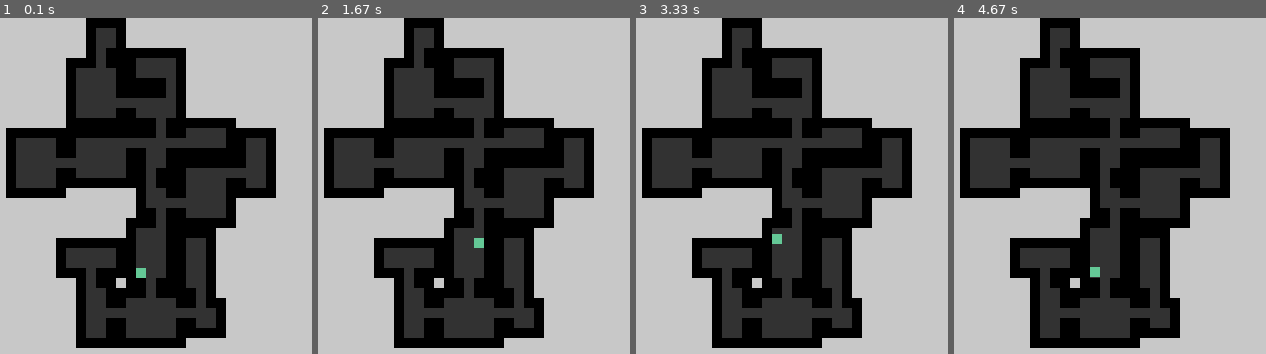
Above: before the commit, frames 1-4 (left to right).
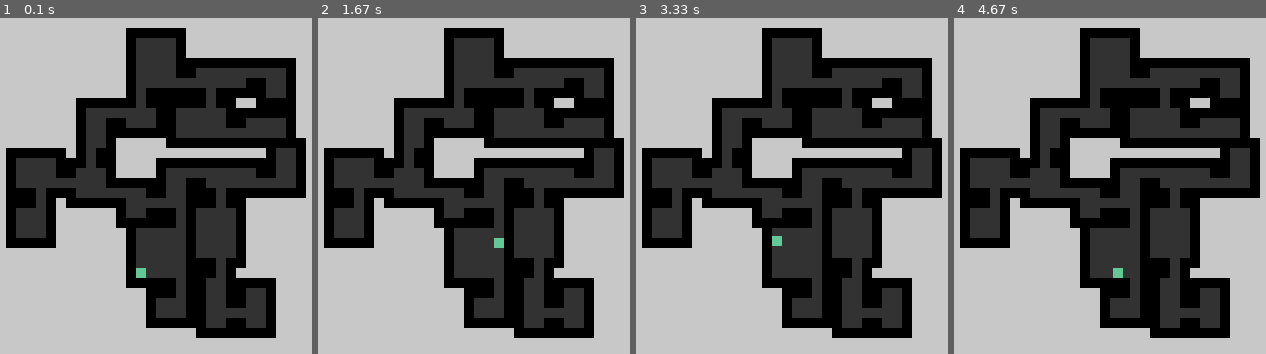
Above: after the commit, the same moments.

Repository: sashman/rooms
Game: pygame game, started from rooms.py
Two runs of this game, one before a commit and one after it. Both use one fixed random seed, a clock stepped at 60 frames per second and the inputs below. The source is Python 2; it was converted automatically to run under Python 3.
Inputs:
- Up to frame 1 (0.1 s): no input
- Up to frame 2 (1.67 s): hold Right 0.33-0.8 s; hold Up 0.83-1.13 s
- Up to frame 3 (3.33 s): hold Left 1.67-2.2 s; hold Down 2.23-2.53 s; hold Up from 3 s (still down)
- Up to frame 4 (4.67 s): release Up at 3.37 s; hold Right 3.4-4.03 s; hold Down 4.07-4.43 s; hold Left from 4.47 s (still down)

The runs differ from the first frame. In frame 1, 49% of the frame differs, in the area x 1-99%, y 0-99%; in frame 2, 49%; in frame 3, 49%; in frame 4, 49%.

Commit message:
changed to MVC

Diff:
--- a/rooms.py
+++ b/rooms.py
@@ -2,7 +2,7 @@
 import random
 import math
 
-from rooms_util import Player, Tile, Room
+from rooms_util import Player, Tile, Room, KeyboardController, CPUSpinnerController, PygameView, EventManager, Map
 
 background_colour = (200,200,200)
 (width, height) = (400, 400)
@@ -15,29 +15,22 @@
 
 
 
+number_of_rooms = 50
+rooms = []
+player = None
 
 
 
 def get_random_room_dimentions():
-	sizeh = random.randint(3, 6) * TILE_SIZE
-	sizew = random.randint(3, 6) * TILE_SIZE
-	x = random.randint(sizew, width-(sizew))
-	y = random.randint(sizeh, height-(sizeh))
-	return x,y,sizew,sizeh
-
-
-
-
-# MAIN
-
-screen = pygame.display.set_mode((width, height))
-pygame.display.set_caption('rooms')
+		sizeh = random.randint(3, 6) * TILE_SIZE
+		sizew = random.randint(3, 6) * TILE_SIZE
+		x = random.randint(sizew, width-(sizew))
+		y = random.randint(sizeh, height-(sizeh))
+		return x,y,sizew,sizeh
 
 
 def main():
 
-	number_of_rooms = 50
-	rooms = []
 
 	# for n in range(number_of_rooms):
 
@@ -69,61 +62,45 @@
 
 
 	floor_tile = random.choice([tile for tile in room.tiles if tile.type == 'floor'])
-	player = Player((
-					floor_tile.x,
-					floor_tile.y
-					))
+
+
+
+
+
+
+	# while 1:
+
+
+
+
+
 
 
 
 	clock = pygame.time.Clock()
-	fps_update_counter = 0
+	evManager = EventManager()
 
 
-	running = True
-	while running:
-		tickFPS = clock.tick()
-		pygame.display.set_caption("Press Esc to quit. FPS: %.2f" % (clock.get_fps()))
+
+	global player
+	player = Player((
+			floor_tile.x,
+			floor_tile.y
+			),evManager )
+
+	game_map = Map(evManager, [player])
+
+	keybd = KeyboardController(evManager,player)
+	spinner = CPUSpinnerController(evManager,clock, game_map)
+	pygameView = PygameView(evManager,clock)
 
 
-		for event in pygame.event.get():
-			if event.type == pygame.QUIT:
-				return
-			elif event.type == pygame.KEYDOWN:
-				if event.key == pygame.K_ESCAPE:
-					return
-				elif event.key == pygame.K_UP:
-					player.K_UP = True
-				elif event.key == pygame.K_DOWN:
-					player.K_DOWN = True
-				elif event.key == pygame.K_LEFT:
-					player.K_LEFT = True
-				elif event.key == pygame.K_RIGHT:
-					player.K_RIGHT = True
-			elif event.type == pygame.KEYUP:
-				if event.key == pygame.K_UP:
-					player.K_UP = False
-				elif event.key == pygame.K_DOWN:
-					player.K_DOWN = False
-				elif event.key == pygame.K_LEFT:
-					player.K_LEFT = False
-				elif event.key == pygame.K_RIGHT:
-					player.K_RIGHT = False
 
-		player.movement_events(tickFPS)
-		player.wall_collision(rooms)
+	evManager.RegisterListener( keybd )
+	evManager.RegisterListener( spinner )
+	evManager.RegisterListener( pygameView )
 
-		screen.fill(background_colour)
-
-		for room in rooms:
-			room.display(screen)
-
-		player.display(screen)
-
-		pygame.display.flip()
-
-
-	pygame.quit()
+	spinner.Run()
 
 
 
--- a/rooms_util.py
+++ b/rooms_util.py
@@ -12,6 +12,181 @@
 SOUTH = 'S'
 
 
+
+class Event:
+	"""this is a superclass for any events that might be generated by an
+	object and sent to the EventManager
+	"""
+	def __init__(self):
+		self.name = "Generic Event"
+
+class TickEvent(Event):
+	def __init__(self, game_map):
+		self.name = "CPU Tick Event"
+		self.game_map = game_map
+
+class QuitEvent(Event):
+	def __init__(self):
+		self.name = "Program Quit Event"
+
+class MapBuiltEvent(Event):
+	def __init__(self, map_):
+		self.name = "Map Finished Building Event"
+		self.map = map_
+
+class EntityMoveEvent(Event):
+	def __init__(self, entity):
+		self.name = "Entity Move Event"
+		self.entity = entity
+
+
+class EventManager:
+	"""this object is responsible for coordinating most communication
+	between the Model, View, and Controller.
+	"""
+	def __init__(self ):
+		from weakref import WeakKeyDictionary
+		self.listeners = WeakKeyDictionary()
+
+	#----------------------------------------------------------------------
+	def RegisterListener( self, listener ):
+		self.listeners[ listener ] = 1
+
+	#----------------------------------------------------------------------
+	def UnregisterListener( self, listener ):
+		if listener in self.listeners.keys():
+			del self.listeners[ listener ]
+
+	#----------------------------------------------------------------------
+	def Post( self, event ):
+		"""Post a new event.  It will be broadcast to all listeners"""
+		for listener in self.listeners.keys():
+			#NOTE: If the weakref has died, it will be
+			#automatically removed, so we don't have
+			#to worry about it.
+			listener.Notify( event )
+
+
+class KeyboardController:
+
+	"""KeyboardController takes Pygame events generated by the
+	keyboard and uses them to control the model, by sending Requests
+	or to control the Pygame display directly, as with the QuitEvent
+	"""
+	def __init__(self, evManager, player):
+		self.evManager = evManager
+		self.evManager.RegisterListener( self )
+		self.player = player
+
+	def Notify(self, event):
+		if isinstance( event, TickEvent ):
+			#Handle Input Events
+			for event in pygame.event.get():
+					if event.type == pygame.QUIT:
+						event = QuitEvent()
+						self.evManager.Post( event )
+					elif event.type == pygame.KEYDOWN:
+						if event.key == pygame.K_ESCAPE:
+							event = QuitEvent()
+							self.evManager.Post( event )
+						elif event.key == pygame.K_UP:
+							self.player.K_UP = True
+						elif event.key == pygame.K_DOWN:
+							self.player.K_DOWN = True
+						elif event.key == pygame.K_LEFT:
+							self.player.K_LEFT = True
+						elif event.key == pygame.K_RIGHT:
+							self.player.K_RIGHT = True
+					elif event.type == pygame.KEYUP:
+						if event.key == pygame.K_UP:
+							self.player.K_UP = False
+						elif event.key == pygame.K_DOWN:
+							self.player.K_DOWN = False
+						elif event.key == pygame.K_LEFT:
+							self.player.K_LEFT = False
+						elif event.key == pygame.K_RIGHT:
+							self.player.K_RIGHT = False
+
+
+
+class CPUSpinnerController:
+
+	def __init__(self, evManager, clock, game_map=[]):
+		self.clock = clock
+
+		self.evManager = evManager
+		self.evManager.RegisterListener( self )
+
+		self.keepGoing = 1
+
+		self.game_map = game_map
+
+
+	def Run(self):
+
+		while self.keepGoing:
+
+			tickFPS = self.clock.tick()
+
+			if not self.game_map.state == Map.STATE_BUILT:
+				self.game_map.Build()
+
+			for entity in self.game_map.present_entities:
+
+				entity.movement_events(tickFPS)
+				entity.wall_collision(self.game_map.rooms)
+
+			event = TickEvent(self.game_map)
+			self.evManager.Post( event )
+
+	def Notify(self, event):
+		if isinstance( event, QuitEvent ):
+			self.keepGoing = False
+
+
+
+class PygameView:
+
+	def __init__(self, evManager,clock):
+		self.clock = clock
+		self.evManager = evManager
+		self.evManager.RegisterListener( self )
+
+		self.screen = pygame.display.set_mode((width, height))
+		pygame.display.set_caption('rooms')
+
+	def Notify(self, event):
+		if isinstance( event, TickEvent ):
+
+			pygame.display.set_caption("rooms. FPS: %.2f" % (self.clock.get_fps()))
+			#Draw Everything
+			self.screen.fill(background_colour)
+
+			gameMap = event.game_map
+			self.ShowMap( gameMap )
+
+		#elif isinstance( event, EntityMoveEvent ):
+			for entity in gameMap.present_entities:
+				self.ShowEntity(entity)
+
+		#elif isinstance( event, MapBuiltEvent ):
+
+
+		pygame.display.flip()
+
+	def ShowMap(self, gameMap):
+
+		for room in gameMap.rooms:
+				room.display(self.screen)
+
+
+
+	def ShowEntity(self, entity):
+		entity.display(self.screen)
+
+
+
+
 class Square(object):
 	def __init__(self, (x,y)):
 
@@ -23,9 +198,11 @@
 
 
 class Entity(Square):
-	def __init__(self, (x,y), colour):
+	def __init__(self, (x,y), colour, evManager):
 		super(Entity, self).__init__((x,y))
 		self.colour = colour
+		self.evManager = evManager
+
 
 	def display(self, screen):
 		pygame.draw.rect(screen, self.colour, (self.x, self.y, TILE_SIZE,TILE_SIZE))
@@ -33,17 +210,22 @@
 
 class LivingEntity(Entity):
 
-	def __init__(self, (x,y), colour):
-		super(LivingEntity, self).__init__((x,y), colour)
+	def __init__(self, (x,y), colour, evManager):
+		super(LivingEntity, self).__init__((x,y), colour, evManager)
 		self.alive = True
 
 	def moveX(self,x, t):
 		if self.alive:
 			self.x += x * t
+			ev = MapBuiltEvent( self )
+			self.evManager.Post( ev )
+
 
 	def moveY(self,y, t):
 		if self.alive:
 			self.y += y * t
+			ev = MapBuiltEvent( self )
+			self.evManager.Post( ev )
 
 	def wall_collision(self, rooms):
 		for room in rooms:
@@ -70,9 +252,17 @@
 								self.x = wall_tile.x + TILE_SIZE
 
 
+							ev = MapBuiltEvent( self )
+							self.evManager.Post( ev )
+
+
+
+
+
+
 class Player(LivingEntity):
-	def __init__(self, (x,y)):
-		super(Player, self).__init__((x,y), (100,200,150))
+	def __init__(self, (x,y), evManager):
+		super(Player, self).__init__((x,y), (100,200,150), evManager)
 		self.K_DOWN = False
 		self.K_UP = False
 		self.K_LEFT = False
@@ -98,6 +288,8 @@
 		self.y = y
 		self.type = type
 		self.facing = facing
+
+
 
 
 class Room():
@@ -190,3 +382,73 @@
 
 	def __str__(self):
 		return "x: " + str(self.x) + "\ny: " + str(self.y) + "\nw: " + str(self.w) + "\nh: " + str(self.h)
+
+class Map:
+
+
+	STATE_PREPARING = 0
+	STATE_BUILT = 1
+	MAX_ROOMS = 50
+
+
+	#----------------------------------------------------------------------
+	def __init__(self, evManager, present_entities = []):
+		self.evManager = evManager
+		#self.evManager.RegisterListener( self )
+
+		self.state = Map.STATE_PREPARING
+
+		self.sectors = []
+		self.startSectorIndex = 0
+		self.present_entities = present_entities
+		self.rooms = []
+
+
+	def get_random_room_dimentions(self):
+		sizeh = random.randint(3, 6) * TILE_SIZE
+		sizew = random.randint(3, 6) * TILE_SIZE
+		x = random.randint(sizew, width-(sizew))
+		y = random.randint(sizeh, height-(sizeh))
+		return x,y,sizew,sizeh
+
+	#----------------------------------------------------------------------
+	def Build(self):
+
+		self.number_of_rooms = Map.MAX_ROOMS
+
+
+		# for n in range(number_of_rooms):
+
+		x,y,sizew,sizeh = self.get_random_room_dimentions()
+
+		x = int(width/2)
+		y = int(height/2)
+
+		room = Room((x,y), (sizew,sizeh))
+		self.rooms.append(room)
+
+
+
+		cs = []
+
+		for n in range(self.number_of_rooms):
+
+
+			c = random.choice(self.rooms).get_wall_tile()
+
+			x,y,sizew,sizeh = self.get_random_room_dimentions()
+
+			new_room = Room((0,0), (sizew,sizeh), tile = c)
+
+			if(not new_room.collides(self.rooms)):
+				self.rooms.append(new_room)
+				c.type = 'door'
+				cs.append(c)
+
+
+		self.floor_tile = random.choice([tile for tile in room.tiles if tile.type == 'floor'])
+
+		self.state = Map.STATE_BUILT
+
+		ev = MapBuiltEvent( self )
+		self.evManager.Post( ev )
Not shown, changed: rooms_util.pyc
